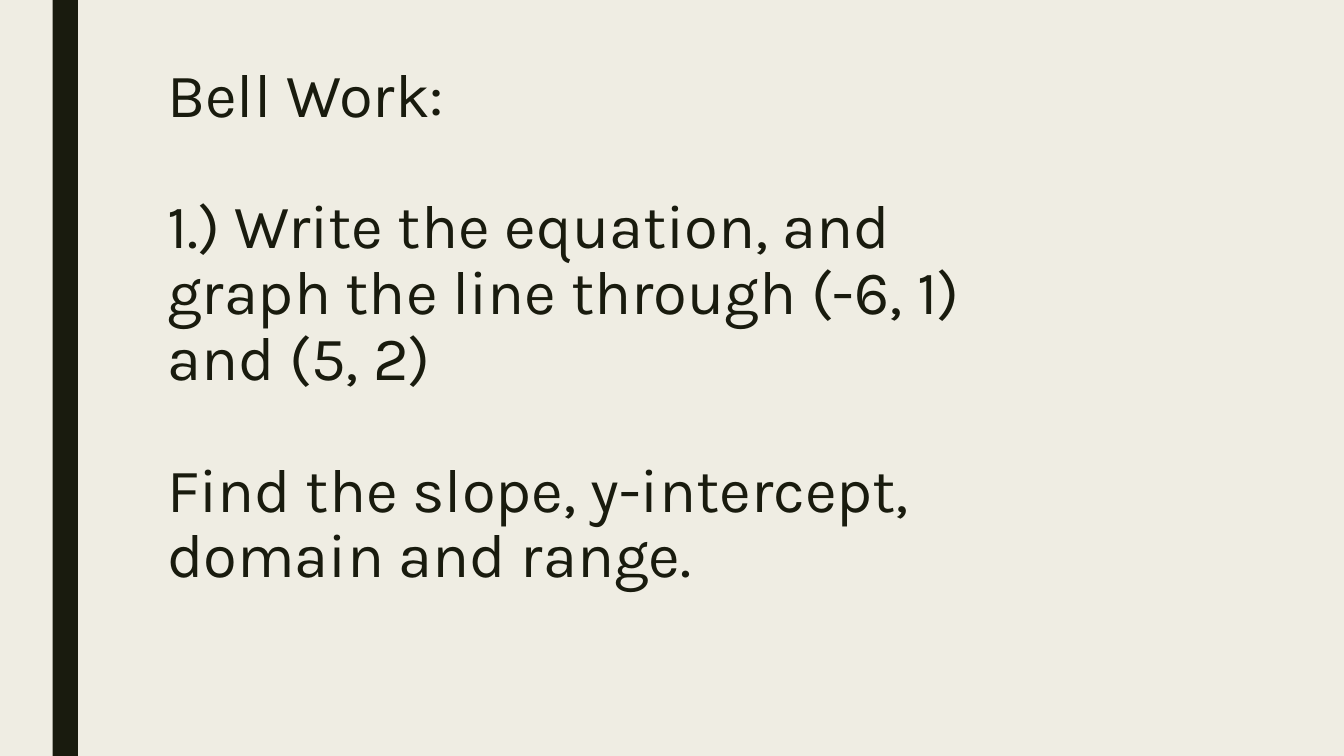
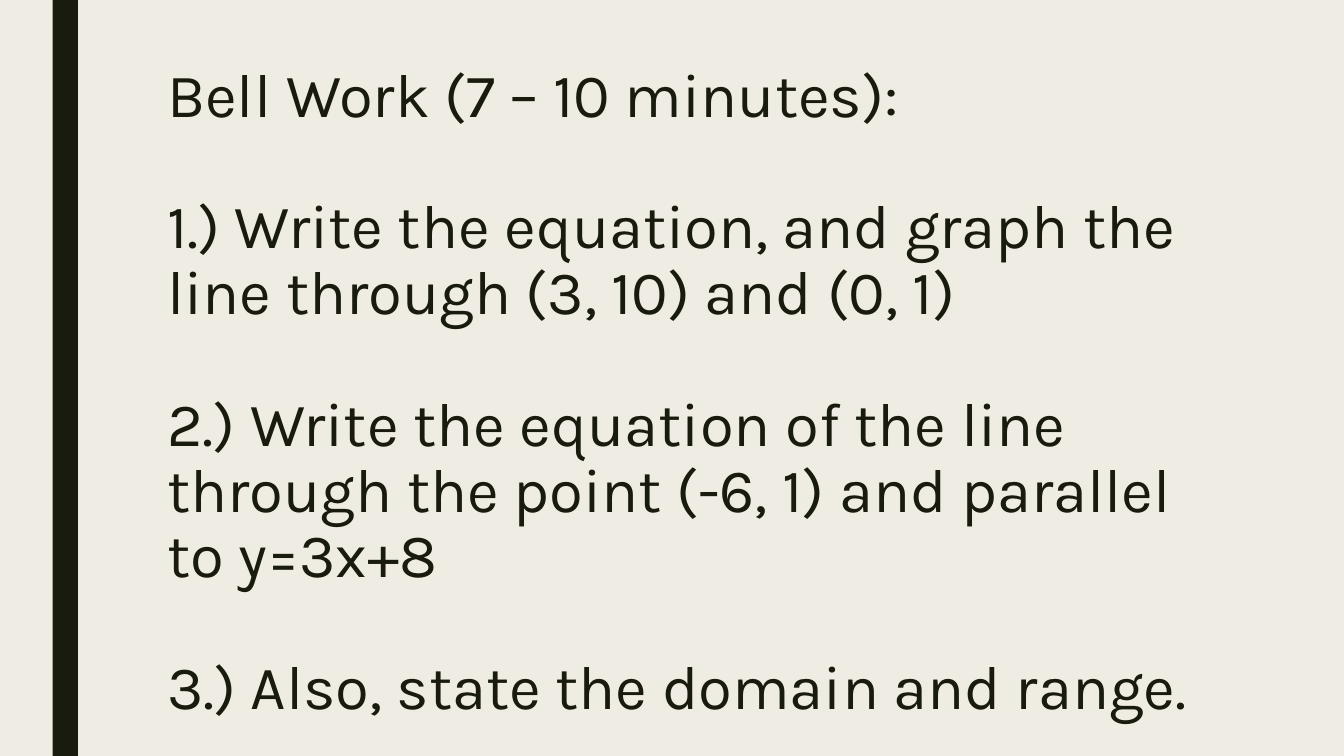
Before and after one commit to codecuddy/algebra_3-4, a slide deck: slide 1 of _PowerPoints/1st Semester/Unit 2 Relations and Functions/Algebra3_Day_018 2.5 Using Linear Functions and 2.6 Families of Functions.pptx. Drawn at 1344x756 pixels with LibreOffice and Linux fonts; fonts in the diff are those of the drawing. Boxes give left, top, right and bottom in pixels: in the first picture for what was removed or moved away, otherwise in the second. Text is boxed around its words. In the diff, an @@ line names an element or a change of style, - is before the commit and + after.

```diff
--- a/_PowerPoints/1st Semester/Unit 2 Relations and Functions/Algebra3_Day_018 2.5 Using Linear Functions and 2.6 Families of Functions.pptx
+++ b/_PowerPoints/1st Semester/Unit 2 Relations and Functions/Algebra3_Day_018 2.5 Using Linear Functions and 2.6 Families of Functions.pptx
@@ title at (x1=167, y1=72, x2=1187, y2=724): text changed @@
-Bell Work:
-1.) Write the equation, and graph the line through (-6, 1) and (5, 2)
-Find the slope, y-intercept, domain and range.
+Bell Work (7 – 10 minutes):
+1.) Write the equation, and graph the line through (3, 10) and (0, 1)
+2.) Write the equation of the line through the point (-6, 1) and parallel to y=3x+8
+3.) Also, state the domain and range.
```
Also in this commit, not shown: 1 other slide changed, 7 slides added, 37 other files.
